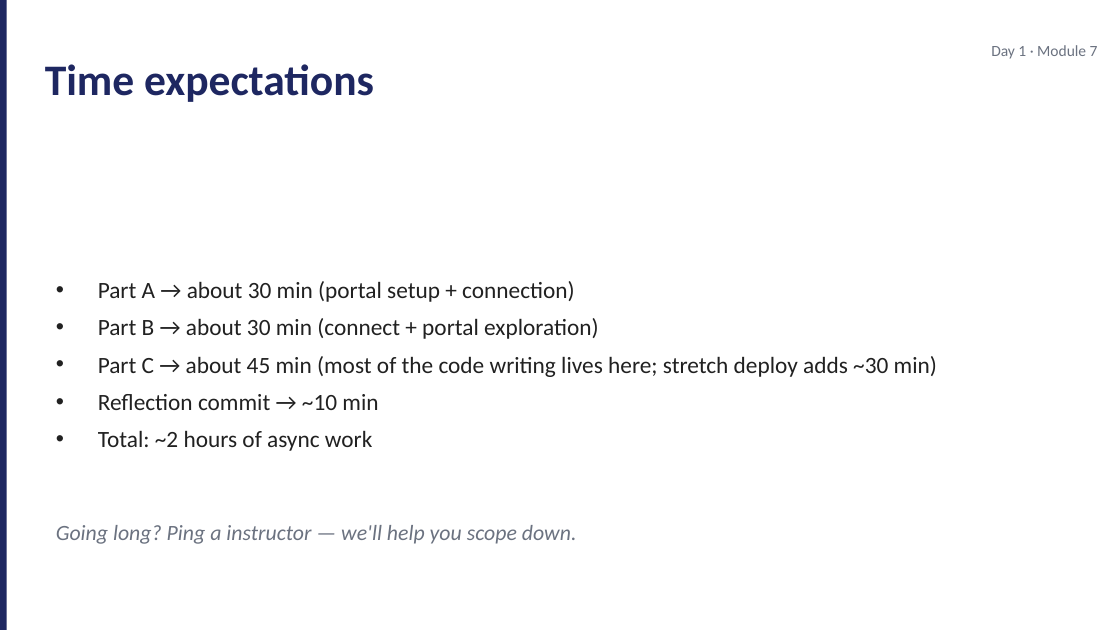
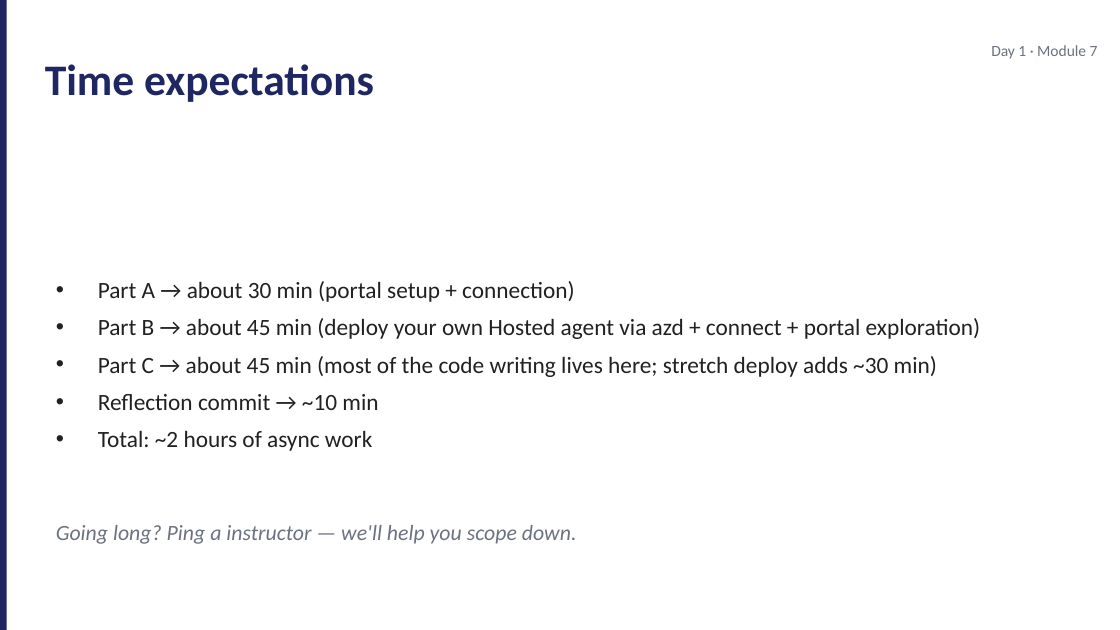
Before and after one commit to JimPiquant/Building-AI-Apps-and-Agents, a slide deck: slide 8 of decks/day1/module-7-lab-kickoff.pptx. Drawn at 1120x630 pixels with LibreOffice and Linux fonts; fonts in the diff are those of the drawing. Boxes give left, top, right and bottom in pixels: in the first picture for what was removed or moved away, otherwise in the second. Text is boxed around its words. In the diff, an @@ line names an element or a change of style, - is before the commit and + after.

```diff
--- a/decks/day1/module-7-lab-kickoff.pptx
+++ b/decks/day1/module-7-lab-kickoff.pptx
@@ text at (x1=98, y1=318, x2=980, y2=339): text changed @@
-• Part B → about 30 min (connect + portal exploration)
+• Part B → about 45 min (deploy your own Hosted agent via azd + connect + portal exploration)
```
Also in this commit, not shown: 2 other slides changed, 6 other files.
